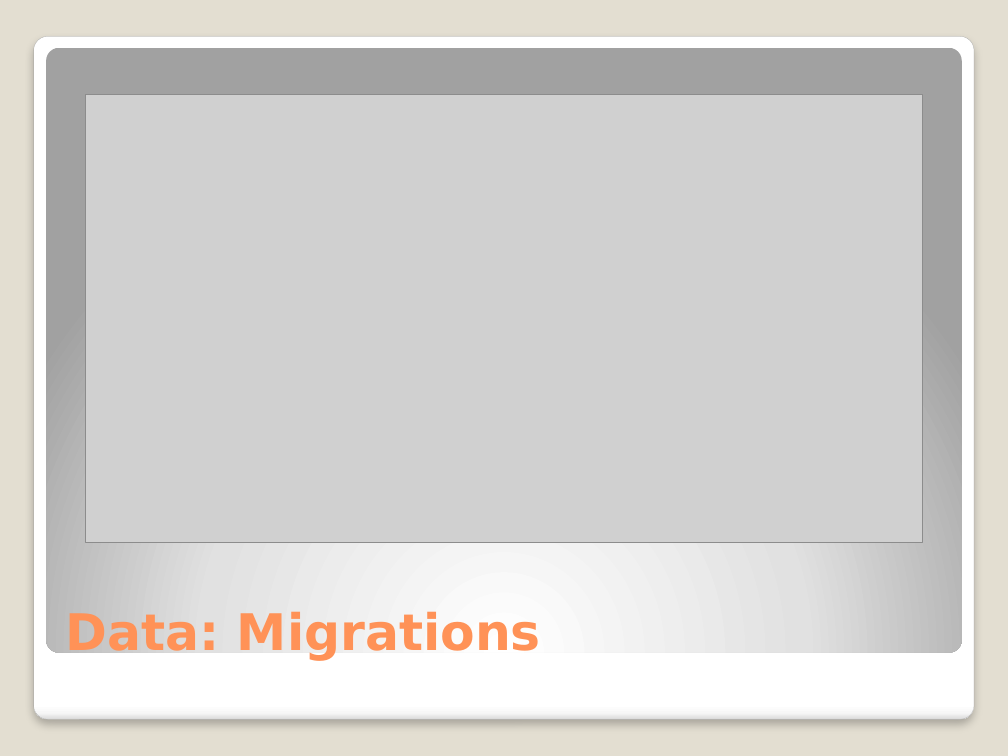
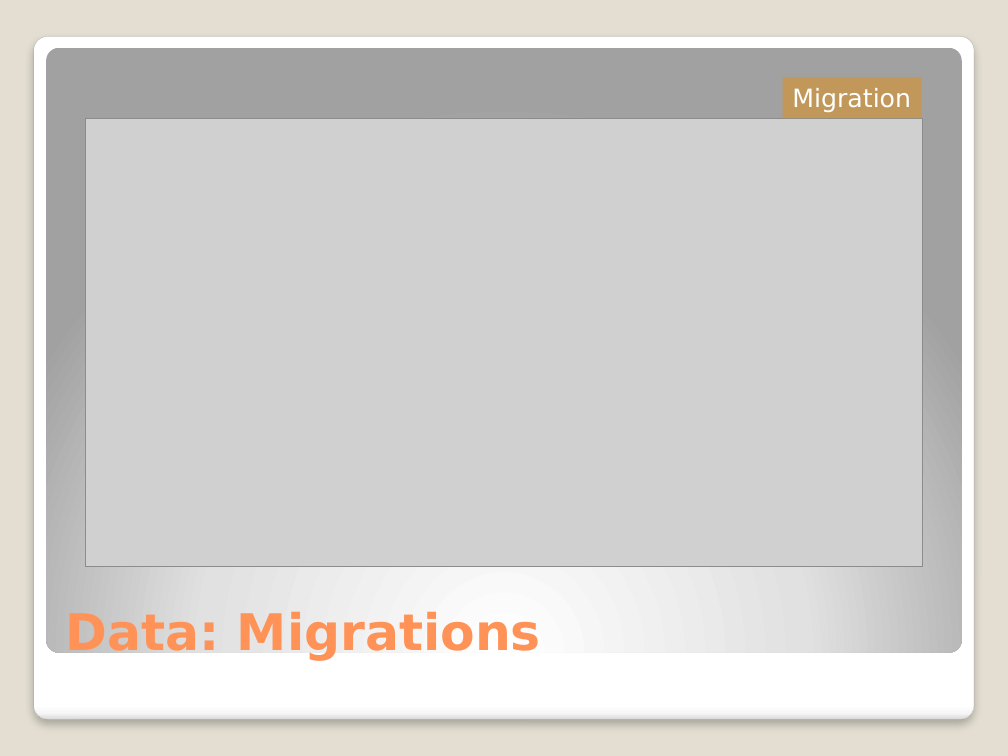
Before and after one commit to michelgrootjans/dkvlessonslearned, a slide deck: slide 22 of slides/Technical Session/Lessons learned.pptx. Drawn at 1008x756 pixels with LibreOffice and Linux fonts; fonts in the diff are those of the drawing; grey boxes stand for pictures. Boxes give left, top, right and bottom in pixels: in the first picture for what was removed or moved away, otherwise in the second. Text is boxed around its words. In the diff, an @@ line names an element or a change of style, - is before the commit and + after.

```diff
--- a/slides/Technical Session/Lessons learned.pptx
+++ b/slides/Technical Session/Lessons learned.pptx
@@ rectangle added at [782,78,921,118], fill #C19859, 18 pt, text #FFFFFF @@
+Migration
@@ picture: place and size @@
-picture at [86,95,922,543]
+picture at [86,119,922,568]
```
Also in this commit, not shown: 17 other slides changed.
